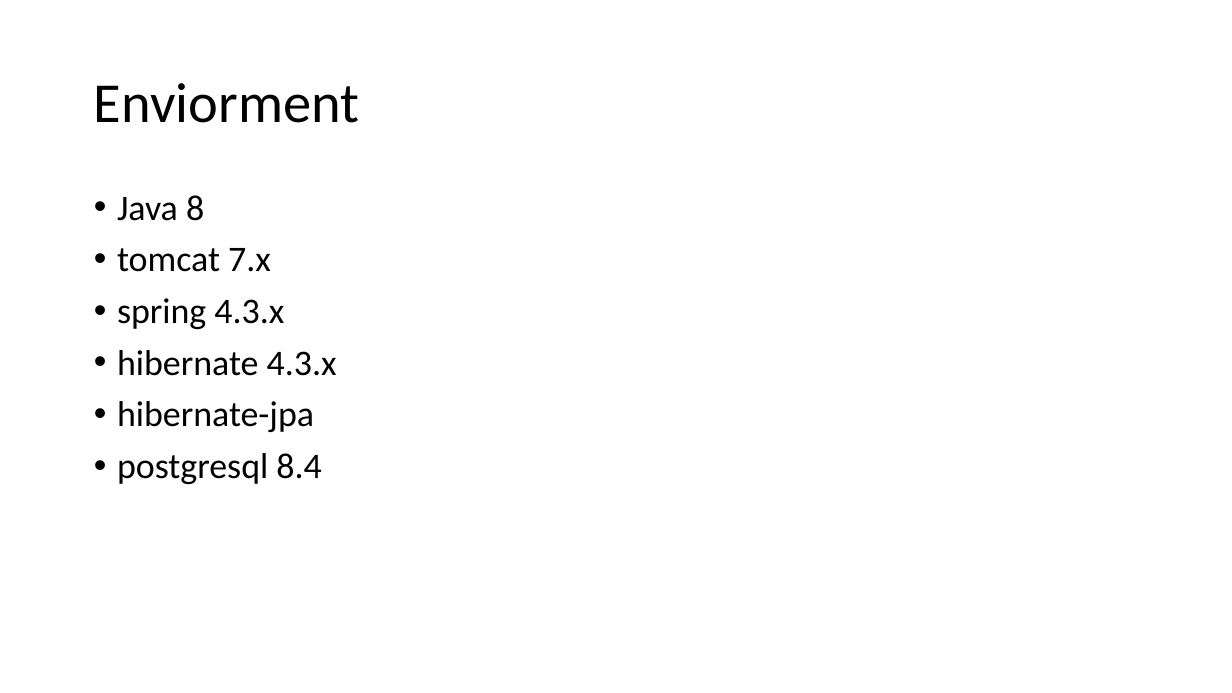
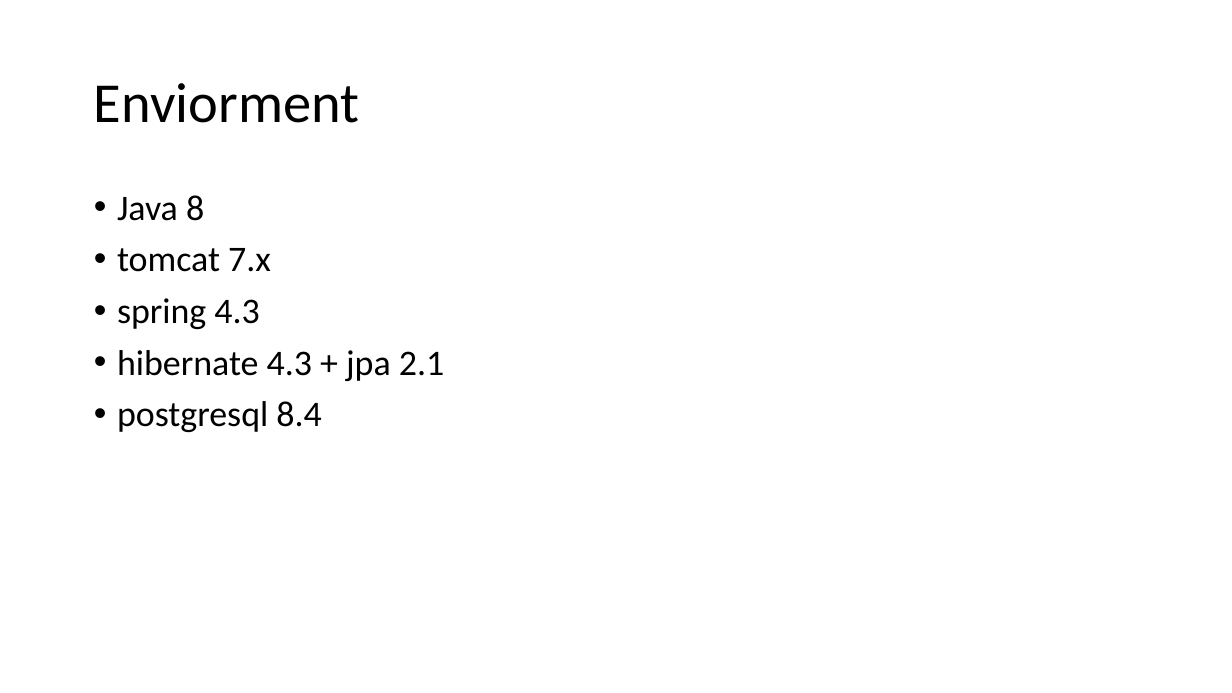
Before and after one commit to lawren43/mytest-repo, a slide deck: slide 58 of test-springmvc/doc/20181018-Spring JPA.pptx (slide 49 before the commit). Drawn at 1232x693 pixels with LibreOffice and Linux fonts; fonts in the diff are those of the drawing. Boxes give left, top, right and bottom in pixels: in the first picture for what was removed or moved away, otherwise in the second. Text is boxed around its words. In the diff, an @@ line names an element or a change of style, - is before the commit and + after.

```diff
--- a/test-springmvc/doc/20181018-Spring JPA.pptx
+++ b/test-springmvc/doc/20181018-Spring JPA.pptx
@@ text at (117, 298, 444, 381): text changed @@
-• spring 4.3.x
-• hibernate 4.3.x
-• hibernate-jpa
+• spring 4.3
+• hibernate 4.3 + jpa 2.1
```
Also in this commit, not shown: 1 other slide changed, 14 slides added, 1 slide removed, 3 other files.
